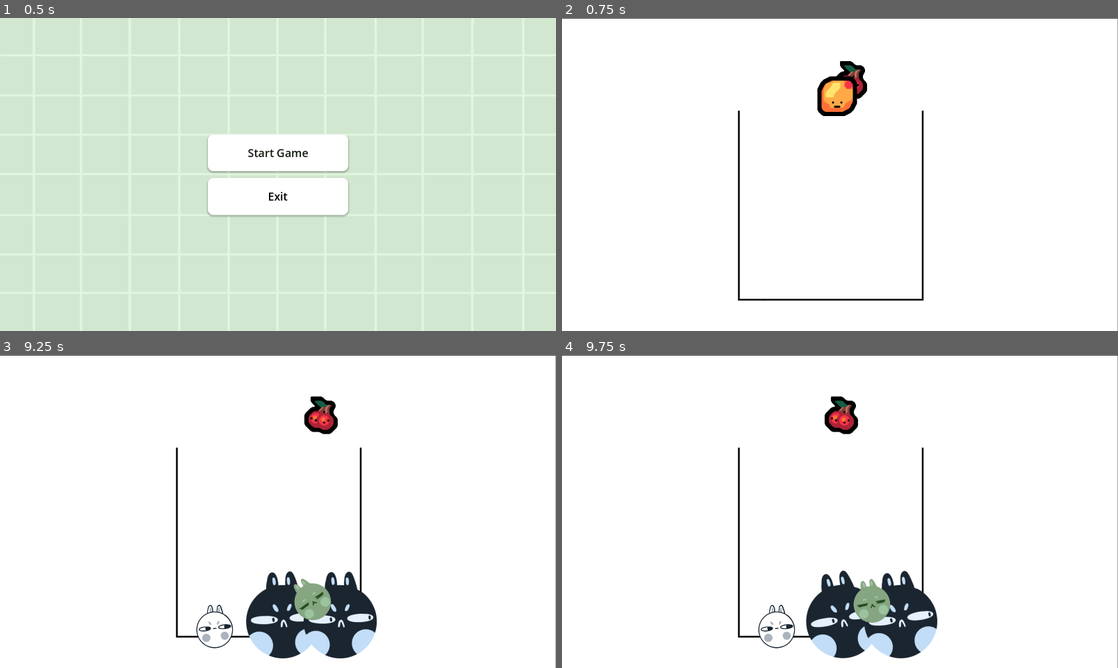
Above: before the commit, frames 1-4 (two rows, left to right).
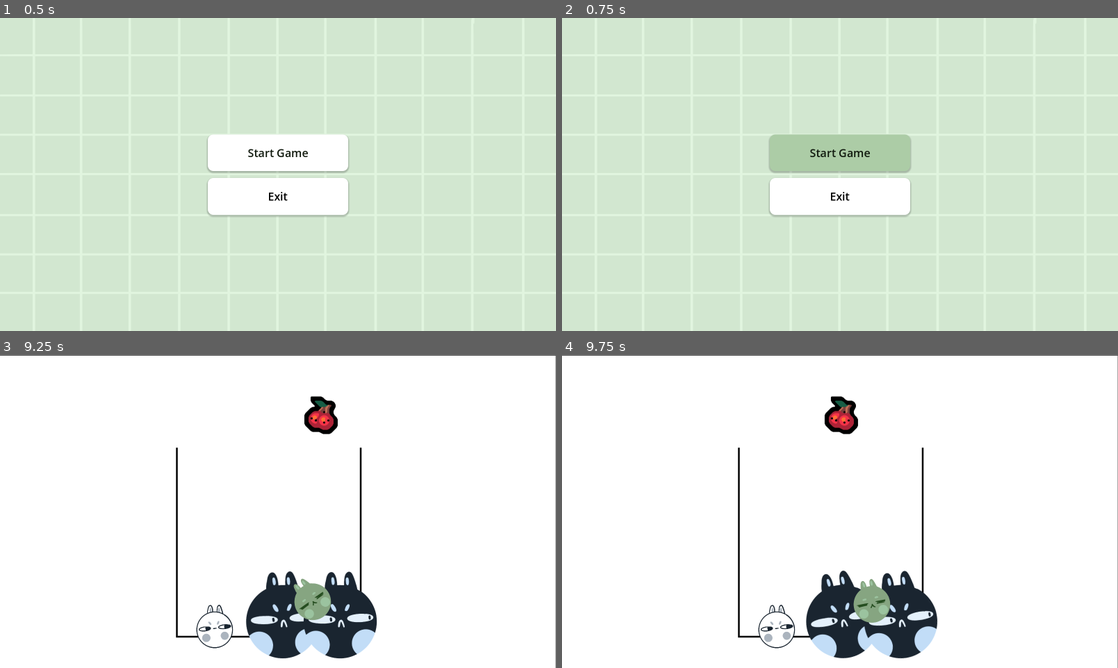
Above: after the commit, the same moments.

Repository: caz002/compound-game
Game: Godot game, scene res://main_menu.tscn
The game is run twice, just before and just after one commit, with the same random seed, the same clock (stepped at 60 frames per second) and the same inputs. This scene is started directly instead of the project's main scene.
Inputs:
- Up to frame 1 (0.5 s): no input
- Up to frame 2 (0.75 s): click "Start Game" at 0.5 s
- Up to frame 3 (9.25 s): tap Enter at 1.25 s; hold D (right) 1.28-2.03 s; tap Space (drop) every 0.75 s from 1.35 to 8.85 s; hold A (left) 2.03-2.78 s; hold D (right) 2.78-4.28 s; hold A (left) 4.28-6.53 s; hold D (right) 6.53-8.78 s; hold A (left) from 8.78 s (still down)
- Up to frame 4 (9.75 s): keep holding A (left); tap Space (drop) at 9.6 s

Frame 1 is identical in both runs. In frame 2, 97% of the frame differs, in the area x 0-100%, y 0-100%; in frame 3, less than 0.1%; in frame 4, less than 0.1%.

Commit message:
added mouse click sound to main menu

Diff:
--- a/main_menu.gd
+++ b/main_menu.gd
@@ -7,8 +7,12 @@
 
 
 func _on_start_pressed():
+	$Click.play()
+	await get_tree().create_timer(0.3).timeout
 	get_tree().change_scene_to_file("res://game.tscn")
 
 
 func _on_exit_pressed():
+	$Click.play()
+	await get_tree().create_timer(0.3).timeout
 	get_tree().quit()
--- a/main_menu.tscn
+++ b/main_menu.tscn
@@ -1,7 +1,8 @@
-[gd_scene load_steps=8 format=3 uid="uid://cb3pvwkg5tx10"]
+[gd_scene load_steps=9 format=3 uid="uid://cb3pvwkg5tx10"]
 
 [ext_resource type="Texture2D" uid="uid://d1f3qlv4e3b1m" path="res://assets/backgrounds/main_menu_background.png" id="1_06t4h"]
 [ext_resource type="Script" uid="uid://bauagtsudmh2i" path="res://main_menu.gd" id="1_7vrkn"]
+[ext_resource type="AudioStream" uid="uid://dhqmbjcrug1lh" path="res://assets/music/button_click.mp3" id="3_fu7sn"]
 
 [sub_resource type="StyleBoxTexture" id="StyleBoxTexture_7vrkn"]
 texture = ExtResource("1_06t4h")
@@ -99,5 +100,9 @@
 theme_override_styles/normal = SubResource("StyleBoxFlat_rhts7")
 text = "Exit"
 
+[node name="Click" type="AudioStreamPlayer" parent="."]
+stream = ExtResource("3_fu7sn")
+volume_db = 10.369
+
 [connection signal="pressed" from="VBoxContainer/Start_Game" to="." method="_on_start_pressed"]
 [connection signal="pressed" from="VBoxContainer/Exit" to="." method="_on_exit_pressed"]
Not shown, added: assets/music/button_click.mp3.import
Not shown, changed: README.md
Not shown, added: assets/music/A mouse click.m4a
Not shown, added: assets/music/button_click.mp3
